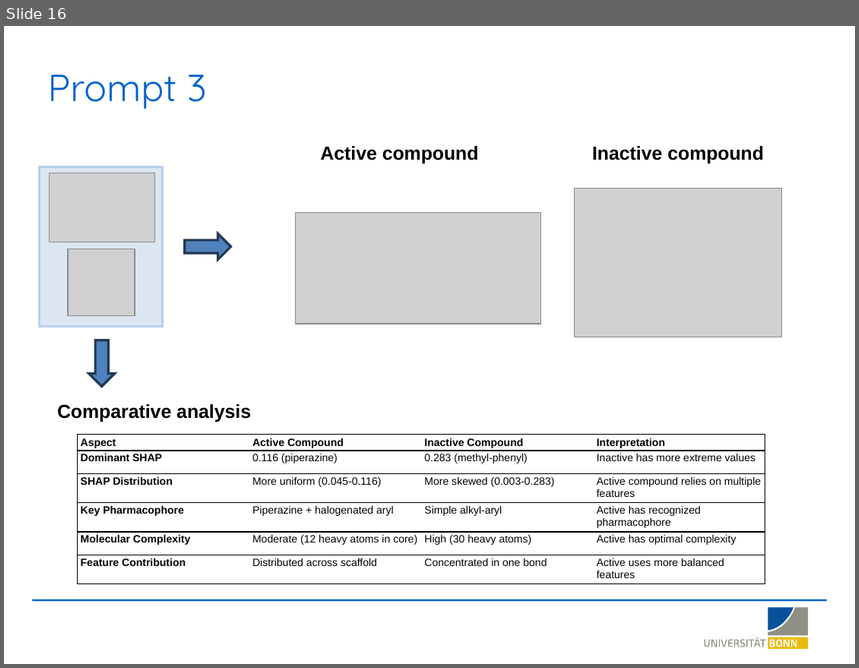
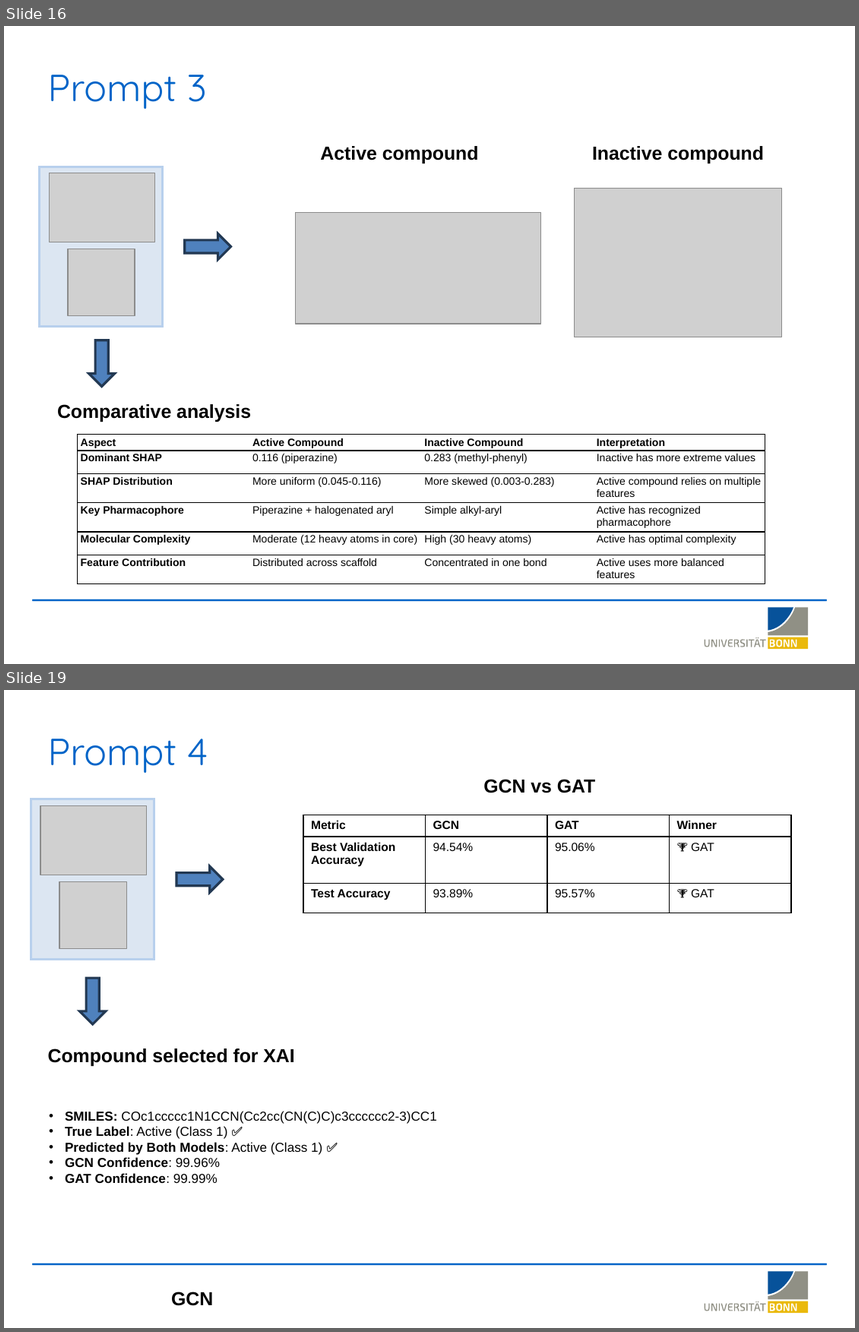
Before and after one commit to LSI-Uni-Bonn/ChemicHAL, a slide deck: slides/AI_Agent_Explainability.pptx. Shown one above the other, each under a label of ours: slide 16 before the commit, slides 16 and 19 after it; the slides between them are not shown. The pictures are 859x668 and 859x1332 pixels, drawn with LibreOffice and Linux fonts; fonts in the diff are those of the drawing; grey boxes stand for pictures; background and template pictures are left out. Boxes give left, top, right and bottom in pixels: in the first picture for what was removed or moved away, otherwise in the second. Text is boxed around its words. In the diff, an @@ line names an element or a change of style, - is before the commit and + after.

```diff
--- a/slides/AI_Agent_Explainability.pptx
+++ b/slides/AI_Agent_Explainability.pptx
@@ slide 19 added at [4, 690, 855, 1328], background #FFFFFF; not listed: 20 template elements that a slide beside it also shows @@
@@ title added at [48, 739, 208, 773], 32 pt, text #0064C8 @@
+Prompt 4
@@ table added at [303, 815, 791, 913], 3 rows, 4 columns @@
+Metric | GCN | GAT | Winner
+Best Validation Accuracy | 94.54% | 95.06% | 🏆 GAT
+Test Accuracy | 93.89% | 95.57% | 🏆 GAT
@@ group added at [31, 779, 596, 1024]: 2 pictures, 2 right arrows, 1 rectangle, 1 text @@
+GCN vs GAT
@@ text added at [48, 1049, 294, 1066], 16 pt, text #000000, bold @@
+Compound selected for XAI
@@ text added at [65, 1111, 436, 1183], 11 pt, text #000000 @@
+• SMILES: COc1ccccc1N1CCN(Cc2cc(CN(C)C)c3cccccc2-3)CC1
+• True Label: Active (Class 1) ✅
+• Predicted by Both Models: Active (Class 1) ✅
+• GCN Confidence: 99.96%
+• GAT Confidence: 99.99%
@@ text added at [171, 1292, 213, 1306], 16 pt, text #000000, bold @@
+GCN
```
Also in this commit, not shown: 3 slides changed, 4 other slides added.
